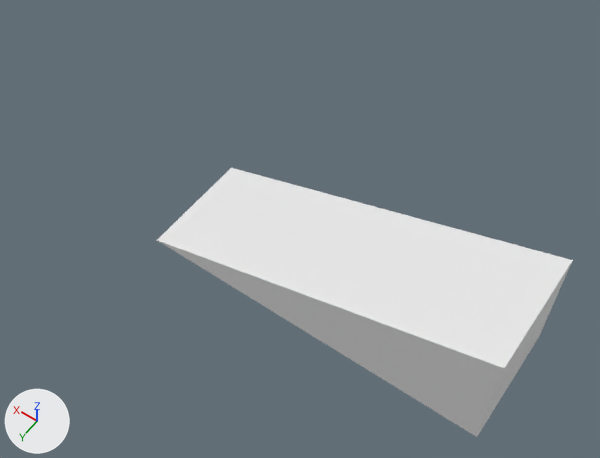
The FBX model mannaquin.fbx, before and after one commit.
Both versions are drawn from a 50 mm camera at (-28.8, 31.3, 51.3) aimed at (-8.2, 2.4, 5.9). The axes (+X, +Y, +Z) are drawn at lower left. The lights are the same throughout.

The first picture shows 'Ramp.001'.
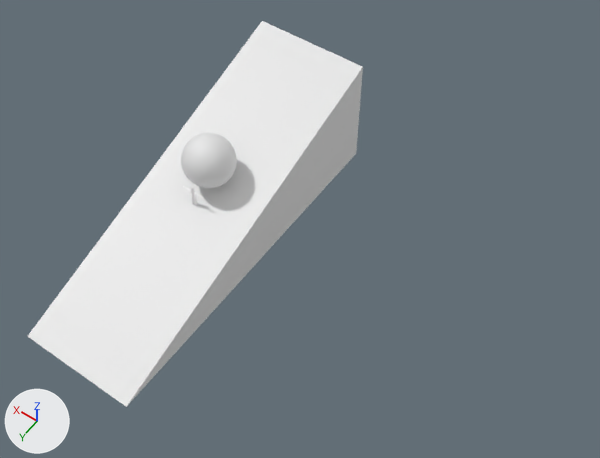
The change, as a diff of the scene's bpy script:
```diff
--- a/mannaquin.fbx.py
+++ b/mannaquin.fbx.py
@@ ob_ch36_001 @@
 ob_ch36_001 = bpy.data.objects.new('Ch36.001', me_mesh_003)
-ob_ch36_001.location = (-13.49, 0.76, 1.91)
+ob_ch36_001.location = (0.01, 4.15, 4.63)
 ob_ch36_001.rotation_euler = (3.142, 0.0, 1.571)  # degrees (180, 0, 90)
@@ ob_sphere_001 @@
 ob_sphere_001 = bpy.data.objects.new('Sphere.001', me_mesh_001)
-ob_sphere_001.location = (-13.48, 0.76, 1.89)
+ob_sphere_001.location = (0.08, 2.05, 7.36)
 ob_sphere_001.rotation_euler = (1.571, 0.0, 1.571)  # degrees (90, 0, 90)
@@ ob_ramp_001 @@
 ob_ramp_001 = bpy.data.objects.new('Ramp.001', me_cube_002)
-ob_ramp_001.location = (-13.48, 0.76, 1.89)
-ob_ramp_001.rotation_euler = (1.571, 0.0, 1.571)  # degrees (90, 0, 90)
+ob_ramp_001.location = (0.0, 0.76, 2.91)
+ob_ramp_001.rotation_euler = (1.571, 0.0, -3.136)  # degrees (90, 0, -180)
 ob_ramp_001.scale = (0.473, 0.473, 0.473)
```

Pixel boxes [x1, y1, x2, y2] of what changed, in the pictures (600 x 458 px):
'Ramp.001', moved, turned: before [157, 168, 573, 437]; after [28, 21, 363, 407]
'Sphere.001', moved (not visible before): after [181, 133, 237, 188]
'Ch36.001', moved (not visible before): after [183, 186, 202, 205]
